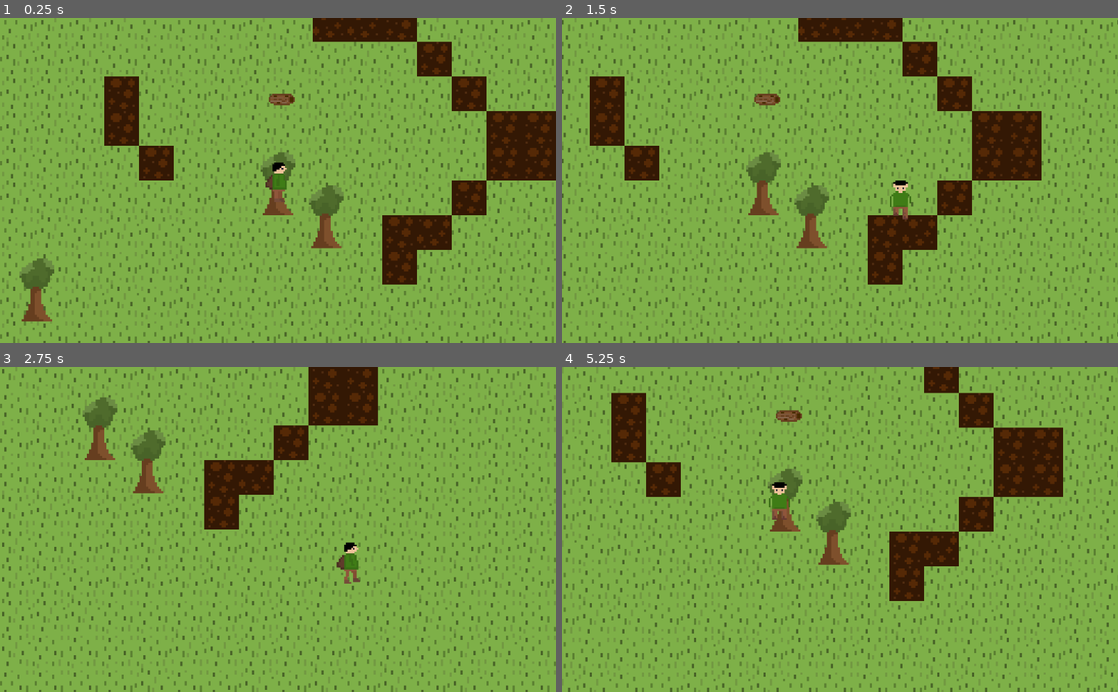
Above: before the commit, frames 1-4 (two rows, left to right).
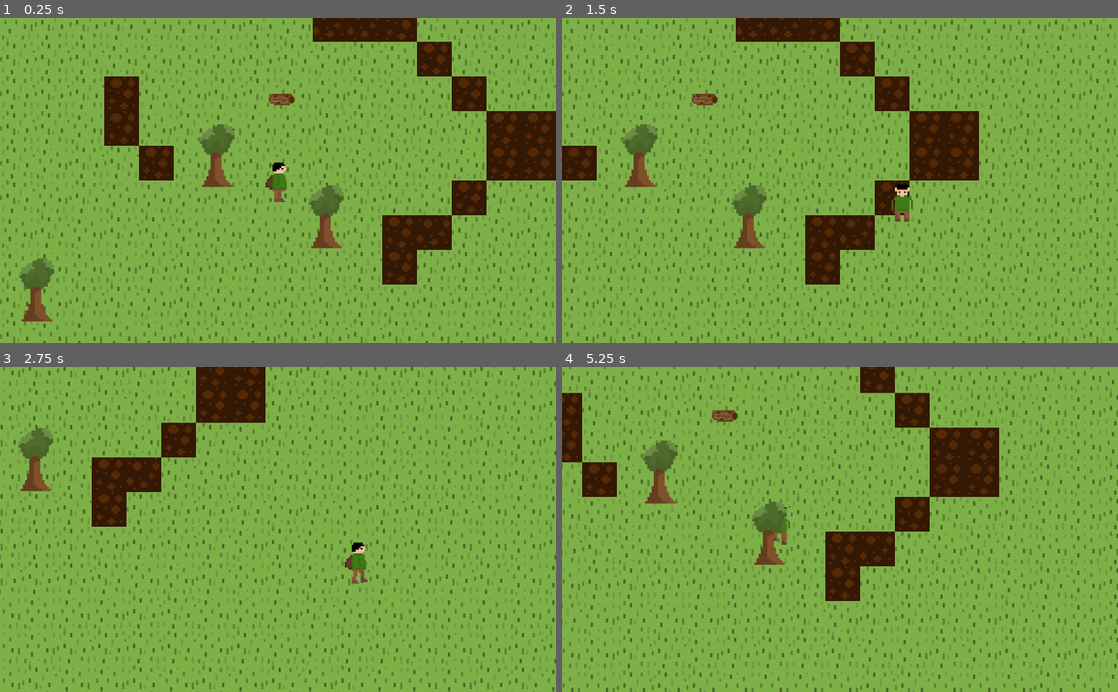
Above: after the commit, the same moments.

Repository: nalton-software/godot-fire-jam
Game: Godot game, scene res://scenes/Main.tscn
Two runs of this game, one before a commit and one after it. Both use one fixed random seed, a clock stepped at 60 frames per second and the inputs below.
Inputs (mouse positions are in pixels of both pictures, inside the frame that each line leads up to):
- Up to frame 1 (0.25 s): no input
- Up to frame 2 (1.5 s): tap Enter at 0.5 s; move the mouse to (840, 183) at 0.52 s; hold Right (ui_right) 0.53-1.28 s; hold Shift (ui_shift, bound only after the commit) 0.53-1.28 s; click (840, 183) at 0.67 s; move the mouse to (845, 216) at 1.27 s; hold Down (ui_down) from 1.28 s (still down); tap Shift (ui_shift, bound only after the commit) at 1.35 s; click (845, 216) at 1.42 s
- Up to frame 3 (2.75 s): move the mouse to (333, 458) at 2.02 s; release Down (ui_down) at 2.03 s; hold Right (ui_right) from 2.03 s (still down); hold Shift (ui_shift, bound only after the commit) from 2.03 s (still down); click (333, 458) at 2.17 s
- Up to frame 4 (5.25 s): move the mouse to (812, 594) at 2.77 s; release Right (ui_right) at 2.78 s; release Shift (ui_shift, bound only after the commit) at 2.78 s; hold Up (ui_up) 2.78-3.53 s; tap Shift (ui_shift, bound only after the commit) at 2.85, 4.35 s; click (812, 594) at 2.92 s; move the mouse to (1006, 578) at 3.52 s; hold Shift (ui_shift, bound only after the commit) 3.53-4.28 s; hold Left (ui_left) 3.53-5.03 s; click (1006, 578) at 3.67 s; move the mouse to (673, 480) at 4.27 s; click (673, 480) at 4.42 s; move the mouse to (867, 529) at 5.02 s; hold Down (ui_down) from 5.03 s (still down); hold Shift (ui_shift, bound only after the commit) from 5.03 s (still down); click (867, 529) at 5.17 s

The runs differ from the first frame. In frame 1, 1.2% of the frame differs, in the area x 35-54%, y 32-61%; in frame 2, 31%, in the area x 0-100%, y 0-100%; in frame 3, 25%; in frame 4, 31%.

Commit message:
added shift to run, moving mouse out of object retains progress a bit

Diff:
--- a/project.godot
+++ b/project.godot
@@ -58,9 +58,10 @@
 , Object(InputEventKey,"resource_local_to_scene":false,"resource_name":"","device":0,"alt":false,"shift":false,"control":false,"meta":false,"command":false,"pressed":false,"scancode":83,"unicode":0,"echo":false,"script":null)
  ]
 }
-ui_click={
+ui_shift={
 "deadzone": 0.5,
-"events": [ Object(InputEventMouseButton,"resource_local_to_scene":false,"resource_name":"","device":0,"alt":false,"shift":false,"control":false,"meta":false,"command":false,"button_mask":0,"position":Vector2( 0, 0 ),"global_position":Vector2( 0, 0 ),"factor":1.0,"button_index":1,"pressed":false,"doubleclick":false,"script":null)
+"events": [ Object(InputEventKey,"resource_local_to_scene":false,"resource_name":"","device":0,"alt":false,"shift":false,"control":false,"meta":false,"command":false,"pressed":false,"scancode":16777237,"unicode":0,"echo":false,"script":null)
+, Object(InputEventJoypadButton,"resource_local_to_scene":false,"resource_name":"","device":0,"button_index":1,"pressure":0.0,"pressed":false,"script":null)
  ]
 }
 
--- a/resources/tileset.tres
+++ b/resources/tileset.tres
@@ -1,9 +1,6 @@
-[gd_resource type="TileSet" load_steps=3 format=2]
+[gd_resource type="TileSet" load_steps=2 format=2]
 
 [ext_resource path="res://art/tileset.png" type="Texture" id=1]
-
-[sub_resource type="ConvexPolygonShape2D" id=1]
-points = PoolVector2Array( 5.0321, 24.3699, 9.93895, 24.4477, 14.6121, 31.847, 1.37143, 31.847 )
 
 [resource]
 5/name = "Grass"
@@ -48,24 +45,3 @@
 6/shape_one_way_margin = 0.0
 6/shapes = [  ]
 6/z_index = 0
-7/name = "tileset.png 7"
-7/texture = ExtResource( 1 )
-7/tex_offset = Vector2( 0, 0 )
-7/modulate = Color( 1, 1, 1, 1 )
-7/region = Rect2( 0, 16, 16, 32 )
-7/tile_mode = 0
-7/occluder_offset = Vector2( 0, 0 )
-7/navigation_offset = Vector2( 0, 0 )
-7/shape_offset = Vector2( 0, 0 )
-7/shape_transform = Transform2D( 1, 0, 0, 1, 0, 0 )
-7/shape = SubResource( 1 )
-7/shape_one_way = false
-7/shape_one_way_margin = 1.0
-7/shapes = [ {
-"autotile_coord": Vector2( 0, 0 ),
-"one_way": false,
-"one_way_margin": 1.0,
-"shape": SubResource( 1 ),
-"shape_transform": Transform2D( 1, 0, 0, 1, 0, 0 )
-} ]
-7/z_index = 0
--- a/scenes/InventoryItem.tscn
+++ b/scenes/InventoryItem.tscn
@@ -3,8 +3,6 @@
 [ext_resource path="res://scripts/items/InventoryItem.gd" type="Script" id=1]
 
 [node name="InventoryItem" type="TextureRect"]
-margin_right = 32.0
-margin_bottom = 32.0
 stretch_mode = 6
 script = ExtResource( 1 )
 __meta__ = {
--- a/scenes/Main.tscn
+++ b/scenes/Main.tscn
@@ -20,8 +20,6 @@
 [node name="Grass" parent="." instance=ExtResource( 1 )]
 tile_data = PoolIntArray( -1310755, 5, 0, -1310754, 5, 0, -1310753, 5, 1, -1310752, 5, 1, -1310751, 5, 1, -1310750, 5,  …(53177 unchanged characters)…
 
-[node name="Object" parent="." instance=ExtResource( 3 )]
-
 [node name="YSort" type="YSort" parent="."]
 
 [node name="Player" parent="YSort" instance=ExtResource( 4 )]
@@ -32,6 +30,9 @@
 [node name="Object2" parent="YSort" instance=ExtResource( 3 )]
 position = Vector2( -443.621, 196.351 )
 
+[node name="Object3" parent="YSort" instance=ExtResource( 3 )]
+position = Vector2( -112.246, -51.6333 )
+
 [node name="DisplayItem" parent="YSort" instance=ExtResource( 8 )]
 position = Vector2( 7, -151 )
 item_script = ExtResource( 7 )
--- a/scenes/Player.tscn
+++ b/scenes/Player.tscn
@@ -6,7 +6,7 @@
 [ext_resource path="res://art/player_down-sheet.png" type="Texture" id=4]
 
 [sub_resource type="RectangleShape2D" id=1]
-extents = Vector2( 13.3792, 5.40449 )
+extents = Vector2( 13.3792, 9.25983 )
 
 [sub_resource type="AtlasTexture" id=2]
 atlas = ExtResource( 4 )
@@ -69,11 +69,10 @@
 [node name="Player" type="KinematicBody2D" groups=[
 "Players",
 ]]
-z_index = 1
 script = ExtResource( 1 )
 
 [node name="CollisionShape2D" type="CollisionShape2D" parent="."]
-position = Vector2( 0.420441, 33.7241 )
+position = Vector2( 1.0504, 29.9443 )
 shape = SubResource( 1 )
 
 [node name="AnimatedSprite" type="AnimatedSprite" parent="."]
--- a/scenes/objects/Object.tscn
+++ b/scenes/objects/Object.tscn
@@ -15,4 +15,5 @@
 [node name="CollisionShape2D" type="CollisionShape2D" parent="Area2D"]
 position = Vector2( 0.0441952, 1.45841 )
 
-[connection signal="input_event" from="Area2D" to="." method="_on_Area2D_input_event"]
+[connection signal="mouse_entered" from="Area2D" to="." method="_on_Area2D_mouse_entered"]
+[connection signal="mouse_exited" from="Area2D" to="." method="_on_Area2D_mouse_exited"]
--- a/scenes/objects/Tree.tscn
+++ b/scenes/objects/Tree.tscn
@@ -15,7 +15,7 @@
 texture = ExtResource( 1 )
 
 [node name="CollisionPolygon2D" parent="." index="1"]
-polygon = PoolVector2Array( 6.91068, 15.9024, 1.90503, 10.3545, -2.85034, 10.5213, -6.98, 15.9858 )
+polygon = PoolVector2Array( 6.91068, 15.9024, 1.72678, 8.75617, -2.73779, 8.75617, -6.98, 15.9858 )
 
 [node name="CollisionShape2D" parent="Area2D" index="0"]
 position = Vector2( 0.0441914, 1.6159 )
--- a/scenes/tilemaps/Objects.tscn
+++ /dev/null
@@ -1,11 +0,0 @@
-[gd_scene load_steps=2 format=2]
-
-[ext_resource path="res://resources/tileset.tres" type="TileSet" id=1]
-
-[node name="Objects" type="TileMap"]
-scale = Vector2( 4, 4 )
-tile_set = ExtResource( 1 )
-cell_size = Vector2( 16, 16 )
-cell_tile_origin = 2
-cell_y_sort = true
-format = 1
--- a/scripts/Object.gd
+++ b/scripts/Object.gd
@@ -7,22 +7,32 @@
 onready var original_pos := position
 onready var item_prefab := preload("res://scenes/DisplayItem.tscn")
 
-var mining := false
+var mouse_on := false
+var mouse_down := false
 var mining_progress := 0.0
 
 func _process(delta: float) -> void:
-	if mining:
-		mining_progress += delta
-		if mining_progress > toughness:
-			destroy()
+	if mouse_down:
+		if mouse_on:
+			mining_progress += delta
+			if mining_progress > toughness:
+				destroy()
+		else:
+			mining_progress = max(0.0, mining_progress - delta * 1.5)
 
 		position = Utils.shake_once(original_pos,  mining_progress / toughness * 5.0)
 
-func _on_Area2D_input_event(_viewport: Node, event: InputEvent, _shape_idx: int) -> void:
+func _input(event: InputEvent) -> void:
 	if event is InputEventMouseButton:
-		mining = event.pressed
+		mouse_down = event.pressed
 		mining_progress = 0.0
 		position = original_pos
+
+func _on_Area2D_mouse_entered() -> void:
+	mouse_on = true
+
+func _on_Area2D_mouse_exited() -> void:
+	mouse_on = false
 
 func destroy():
 	var item = item_prefab.instance()
--- a/scripts/Player.gd
+++ b/scripts/Player.gd
@@ -3,6 +3,7 @@
 export var max_speed := 350
 export var acceleration := 1500
 export var friction := 2000
+export var shift_multiplier := 1.5
 
 onready var HUD = owner.get_node("HUD")
 
@@ -22,10 +23,18 @@
 		velocity.x = Utils.converge_value(velocity.x, 0, friction * delta)
 	if direction.y == 0:
 		velocity.y = Utils.converge_value(velocity.y, 0, friction * delta)
-	velocity += direction * acceleration * delta
-	velocity = velocity.clamped(max_speed)
+
+	velocity += direction * get_real_shift(acceleration) * delta
+	velocity = velocity.clamped(get_real_shift(max_speed))
+
 	switch_animation()
 	velocity = move_and_slide(velocity)
+
+func get_real_shift(value: float):
+	if Input.is_action_pressed("ui_shift"):
+		return value * shift_multiplier
+	else:
+		return value
 
 func switch_animation():
 	$AnimatedSprite.playing = true
